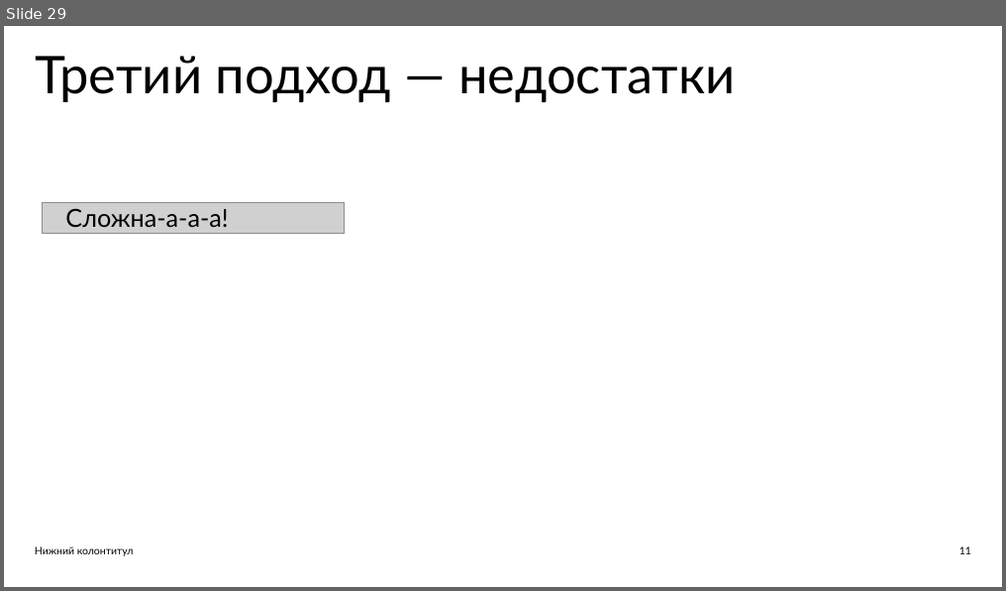
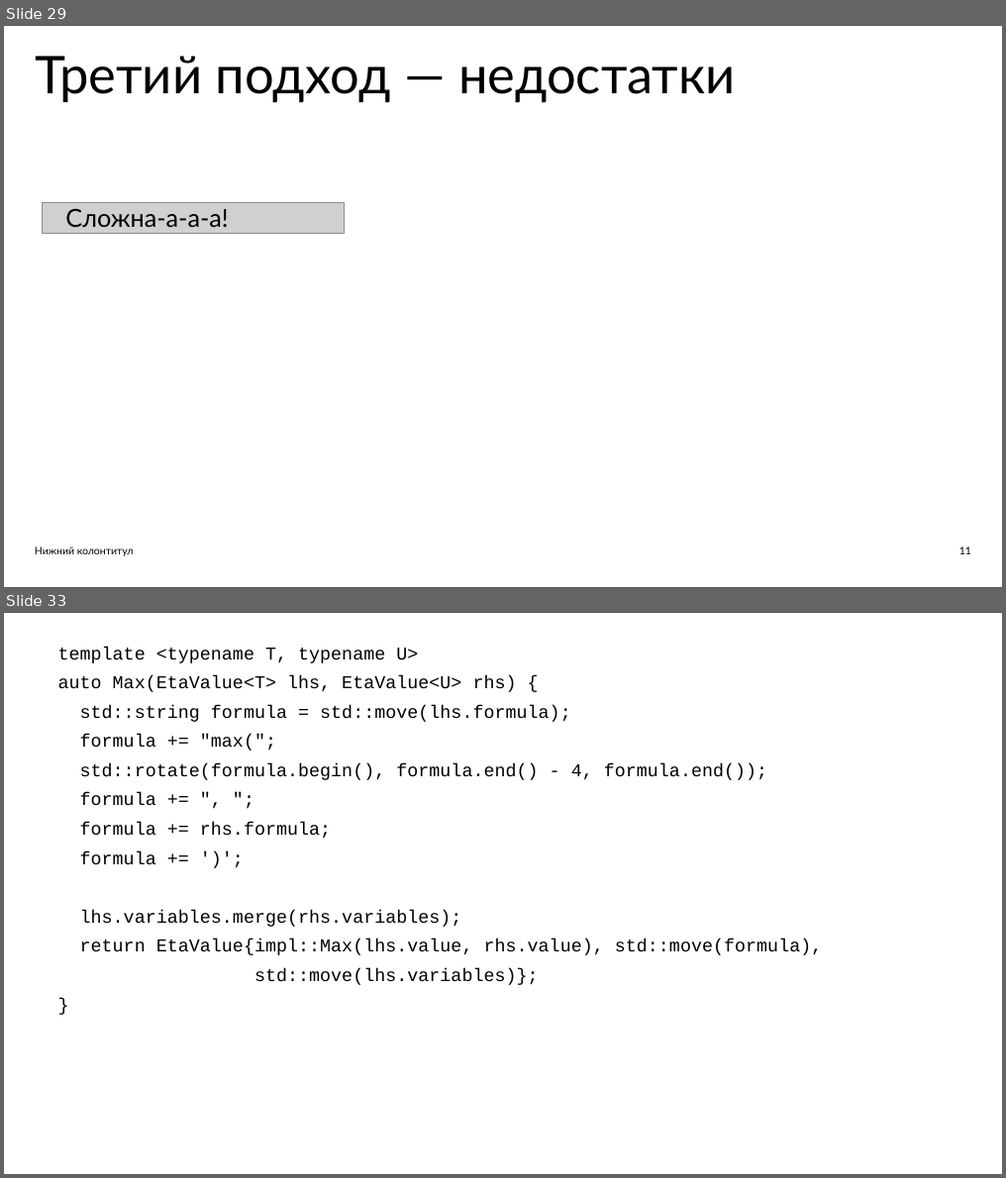
Before and after one commit to ishfb/zcc23, a slide deck: slides.pptx. Shown one above the other, each under a label of ours: slide 29 before the commit, slides 29 and 33 after it; the slides between them are not shown. The pictures are 1006x591 and 1006x1178 pixels, drawn with LibreOffice and Linux fonts; fonts in the diff are those of the drawing; grey boxes stand for pictures. Boxes give left, top, right and bottom in pixels: in the first picture for what was removed or moved away, otherwise in the second. Text is boxed around its words. In the diff, an @@ line names an element or a change of style, - is before the commit and + after.

```diff
--- a/slides.pptx
+++ b/slides.pptx
@@ slide 33 added at bbox=[4, 613, 1002, 1174], background #FFFFFF @@
@@ text added at bbox=[58, 647, 822, 985], 26.2 pt, text #000000 @@
+template <typename T, typename U>
+auto Max(EtaValue<T> lhs, EtaValue<U> rhs) {
+std::string formula = std::move(lhs.formula);
+formula += "max(";
+std::rotate(formula.begin(), formula.end() - 4, formula.end());
+formula += ", ";
+formula += rhs.formula;
+formula += ')';
+lhs.variables.merge(rhs.variables);
+return EtaValue{impl::Max(lhs.value, rhs.value), std::move(formula),
+std::move(lhs.variables)};
+}
```
Also in this commit, not shown: 1 slide changed, 3 other slides added, 2 other files.
